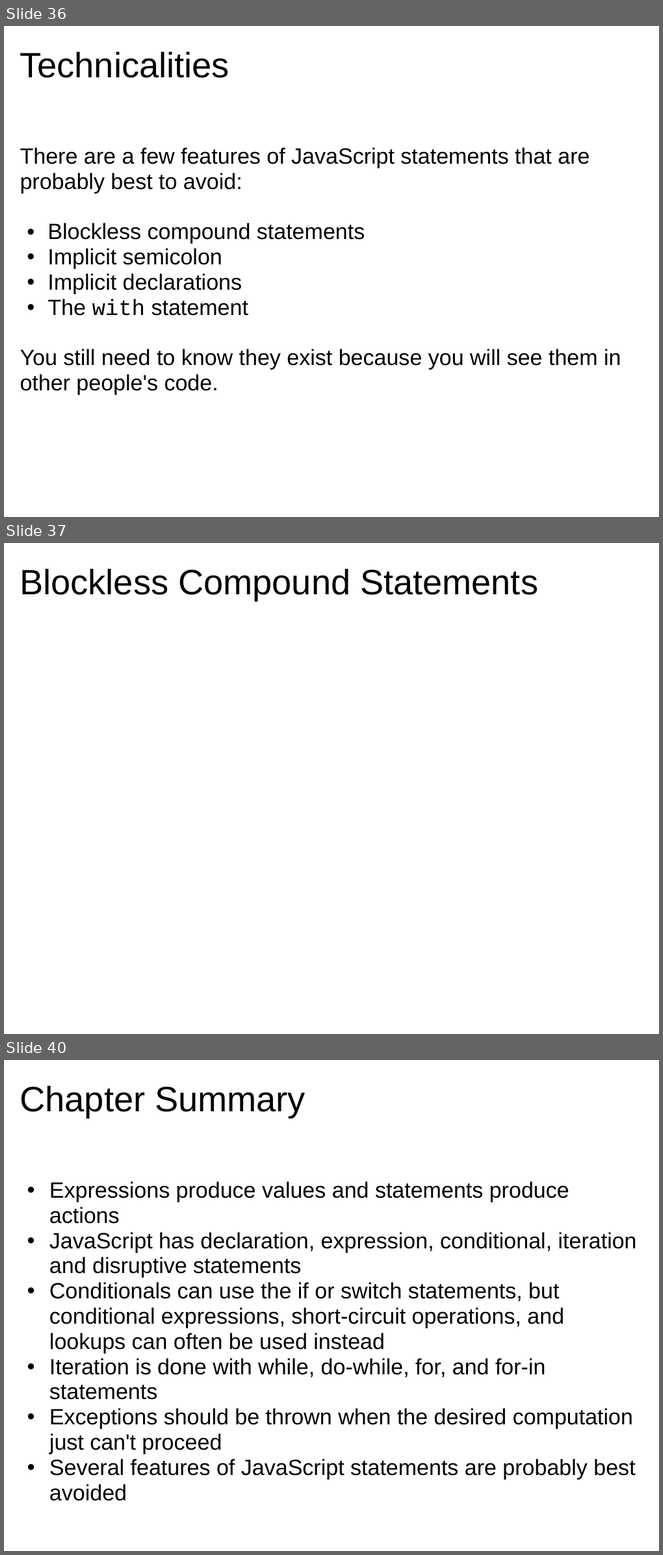
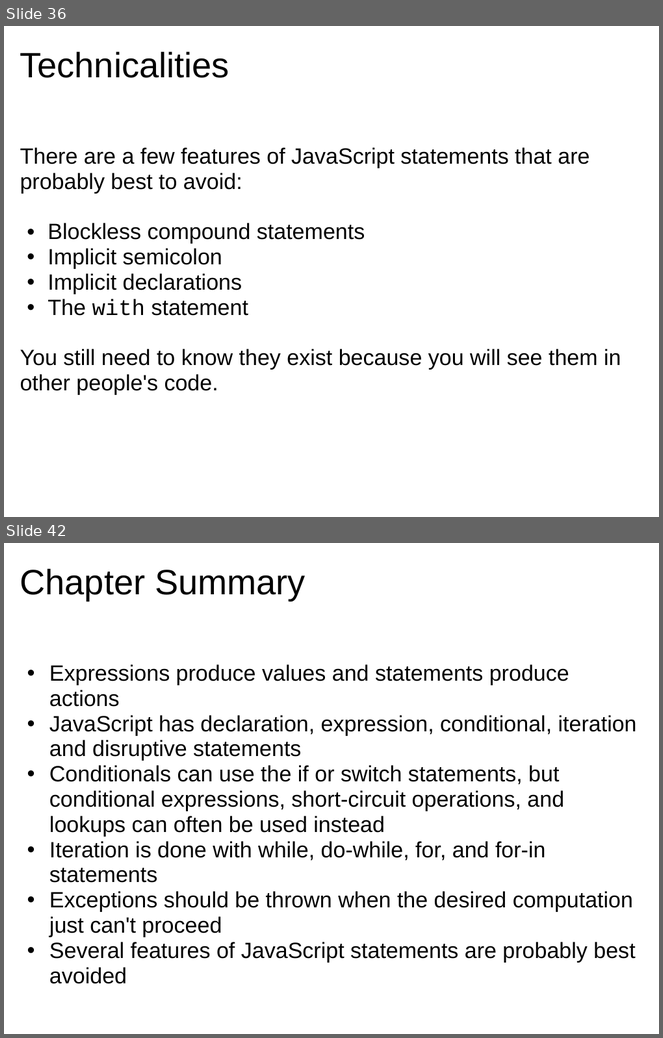
Before and after one commit to dondi/javascript-book, a slide deck: presentations/Chapter_4_Presentation.ppt. Shown one above the other, each under a label of ours: slides 36, 37 and 40 before the commit, slides 36 and 42 after it; the slides between them are not shown. The pictures are 663x1555 and 663x1038 pixels, drawn with LibreOffice and Linux fonts; fonts in the diff are those of the drawing; background and template pictures are left out. Boxes give left, top, right and bottom in pixels: in the first picture for what was removed or moved away, otherwise in the second. Text is boxed around its words. In the diff, an @@ line names an element or a change of style, - is before the commit and + after.

```diff
--- a/presentations/Chapter_4_Presentation.ppt
+++ b/presentations/Chapter_4_Presentation.ppt
@@ slide 37 removed at box(4, 543, 659, 1034), background picture (left out) @@
@@ title removed at box(20, 568, 538, 601) @@
-Blockless Compound Statements
@@ what was slide 40 is now slide 42 @@
```
Also in this commit, not shown: 5 slides added, 2 other slides removed.
